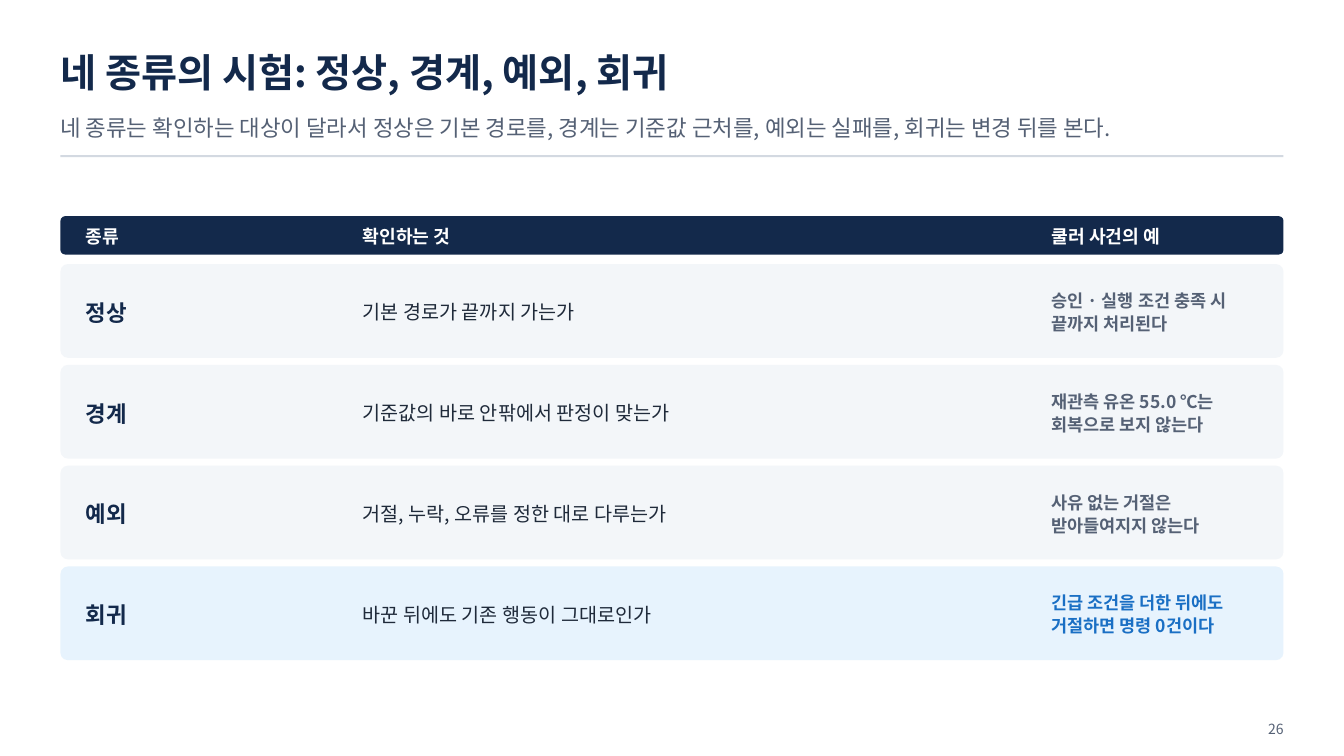
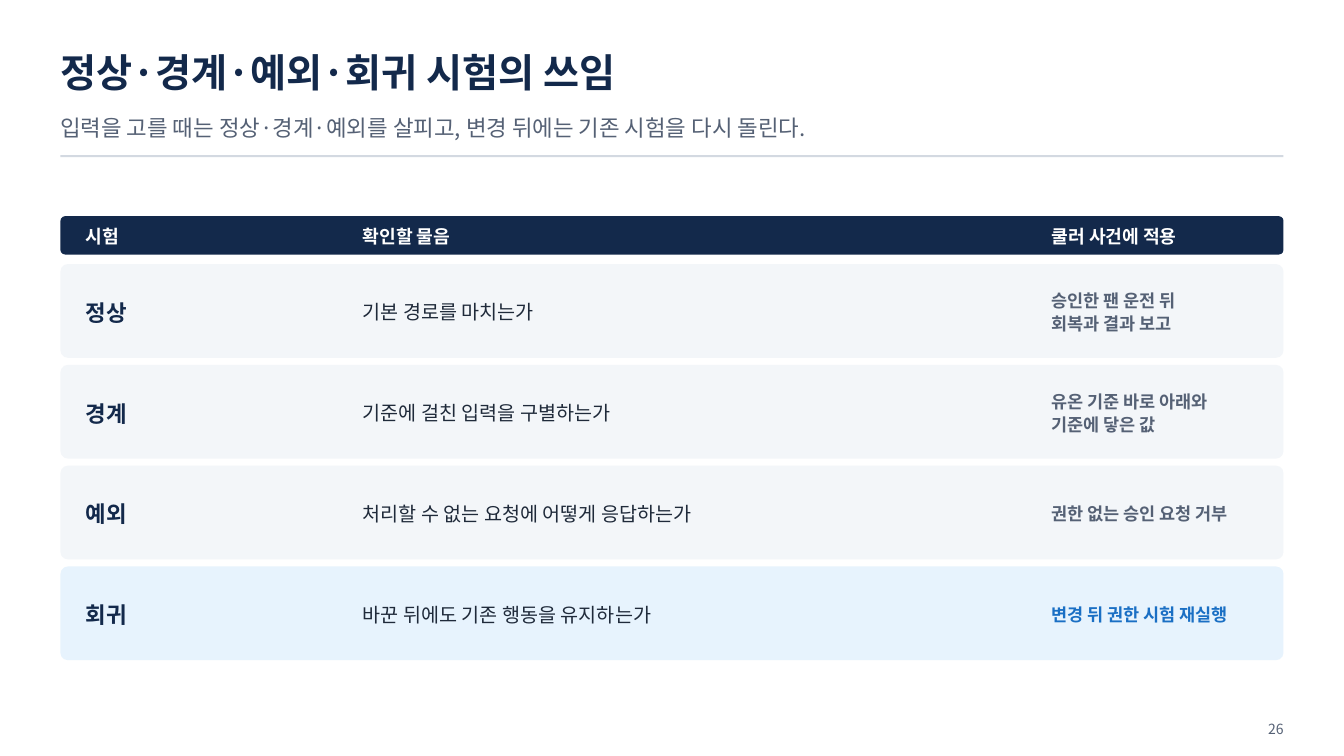
Before and after one commit to uengine-oss/hyd-iot-edu, a slide deck: slide 26 of workspace/강의제작/산출물/통합반/이론_오프라인/07회차/통합반_오프라인_07회차.pptx. Drawn at 1344x756 pixels with LibreOffice and Linux fonts; fonts in the diff are those of the drawing. Boxes give left, top, right and bottom in pixels: in the first picture for what was removed or moved away, otherwise in the second. Text is boxed around its words. In the diff, an @@ line names an element or a change of style, - is before the commit and + after.

Commit message:
통합반 7회차 현장 23~31장 변경 검증·업무 적용과 복습 확정

```diff
--- a/workspace/강의제작/산출물/통합반/이론_오프라인/07회차/통합반_오프라인_07회차.pptx
+++ b/workspace/강의제작/산출물/통합반/이론_오프라인/07회차/통합반_오프라인_07회차.pptx
@@ text at [60,54,616,91]: text changed @@
-네 종류의 시험: 정상, 경계, 예외, 회귀
+정상·경계·예외·회귀 시험의 쓰임
@@ text at [60,117,806,140]: text changed @@
-네 종류는 확인하는 대상이 달라서 정상은 기본 경로를, 경계는 기준값 근처를, 예외는 실패를, 회귀는 변경 뒤를 본다.
+입력을 고를 때는 정상·경계·예외를 살피고, 변경 뒤에는 기존 시험을 다시 돌린다.
@@ text at [86,227,119,245]: text changed @@
-종류
+시험
@@ text at [363,227,450,245]: text changed @@
-확인하는 것
+확인할 물음
@@ text at [1051,227,1176,245]: text changed @@
-쿨러 사건의 예
+쿨러 사건에 적용
@@ text at [1051,292,1176,332]: text changed @@
-승인 · 실행 조건 충족 시
-끝까지 처리된다
+승인한 팬 운전 뒤
+회복과 결과 보고
@@ text at [363,302,534,321]: text changed @@
-기본 경로가 끝까지 가는가
+기본 경로를 마치는가
@@ text at [363,403,610,422]: text changed @@
-기준값의 바로 안팎에서 판정이 맞는가
+기준에 걸친 입력을 구별하는가
@@ text at [1051,393,1208,433]: text changed @@
-재관측 유온 55.0 ℃는
-회복으로 보지 않는다
+유온 기준 바로 아래와
+기준에 닿은 값
@@ text at [363,504,691,523]: text changed @@
-거절, 누락, 오류를 정한 대로 다루는가
+처리할 수 없는 요청에 어떻게 응답하는가
@@ text at [1051,505,1228,522]: text changed @@
-사유 없는 거절은
-받아들여지지 않는다
+권한 없는 승인 요청 거부
@@ text at [363,605,651,624]: text changed @@
-바꾼 뒤에도 기존 행동이 그대로인가
+바꾼 뒤에도 기존 행동을 유지하는가
@@ text at [1051,606,1228,623]: text changed @@
-긴급 조건을 더한 뒤에도
-거절하면 명령 0건이다
+변경 뒤 권한 시험 재실행
```
Also in this commit, not shown: 5 other slides changed, 3 slides added, 3 slides removed, 10 other files.
